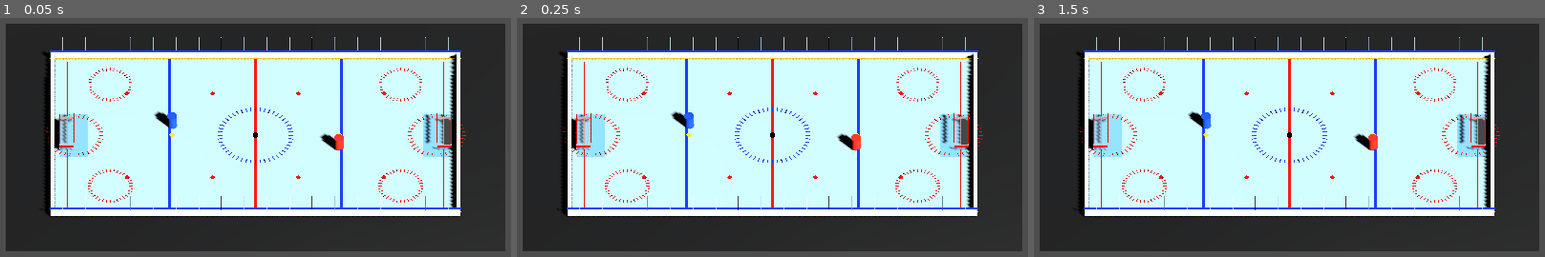
Above: before the commit, frames 1-3 (left to right).
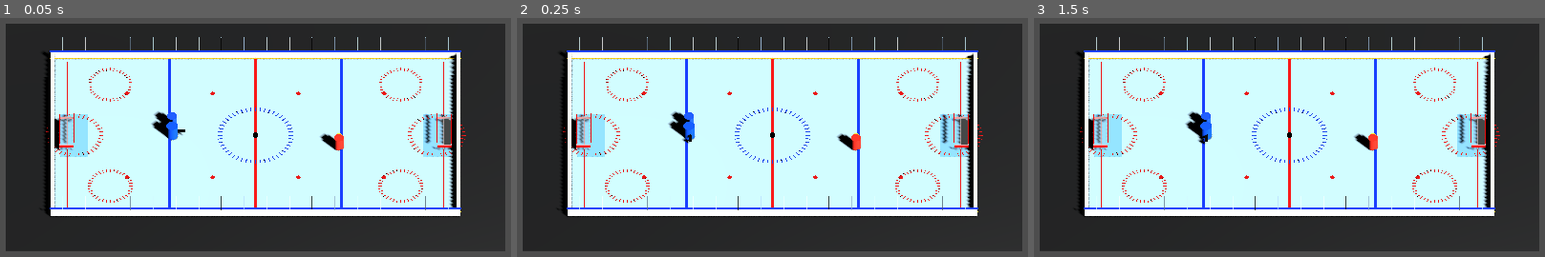
Above: after the commit, the same moments.

Repository: KingCarni/Puck-King-Hockey
Game: Godot game, scene res://scenes/match/TestRink.tscn
The game is run twice, just before and just after one commit, with the same random seed, the same clock (stepped at 60 frames per second) and the same inputs.
Inputs:
- Up to frame 1 (0.05 s): no input
- Up to frame 2 (0.25 s): no input
- Up to frame 3 (1.5 s): tap Enter at 0.5 s; tap Space at 1.25 s

The runs differ from the first frame. In frame 1, 0.3% of the frame differs, in the area x 29-37%, y 42-52%; in frame 2, 0.3%; in frame 3, 0.3%, in the area x 29-35%, y 42-53%.

Commit message:
Add controllable player to test rink

Diff:
--- a/scenes/match/TestRink.tscn
+++ b/scenes/match/TestRink.tscn
@@ -1,11 +1,41 @@
-[gd_scene load_steps=2 format=3 uid="uid://puckkingtestrink"]
+[gd_scene load_steps=8 format=3 uid="uid://puckkingtestrink"]
 
 [ext_resource type="Script" path="res://scripts/hockey/test_rink.gd" id="1_test_rink"]
+[ext_resource type="Script" path="res://scripts/hockey/player_controller.gd" id="2_player_controller"]
+
+[sub_resource type="CylinderMesh" id="CylinderMesh_player_body"]
+top_radius = 0.48
+bottom_radius = 0.48
+height = 1.2
+radial_segments = 32
+
+[sub_resource type="BoxMesh" id="BoxMesh_direction_marker"]
+size = Vector3(0.24, 0.16, 1.0)
+
+[sub_resource type="CapsuleShape3D" id="CapsuleShape_player"]
+radius = 0.42
+height = 1.2
 
 [node name="TestRink" type="Node3D"]
 script = ExtResource("1_test_rink")
 
 [node name="World" type="Node3D" parent="."]
+
+[node name="Player" type="CharacterBody3D" parent="."]
+transform = Transform3D(1, 0, 0, 0, 1, 0, 0, 0, 1, -7, 0.72, 0)
+script = ExtResource("2_player_controller")
+
+[node name="CollisionShape3D" type="CollisionShape3D" parent="Player"]
+shape = SubResource("CapsuleShape_player")
+
+[node name="VisualRoot" type="Node3D" parent="Player"]
+
+[node name="BodyMesh" type="MeshInstance3D" parent="Player/VisualRoot"]
+mesh = SubResource("CylinderMesh_player_body")
+
+[node name="DirectionMarker" type="MeshInstance3D" parent="Player/VisualRoot"]
+transform = Transform3D(1, 0, 0, 0, 1, 0, 0, 0, 1, 0, -0.05, -0.62)
+mesh = SubResource("BoxMesh_direction_marker")
 
 [node name="SpawnPoints" type="Node3D" parent="."]
 
